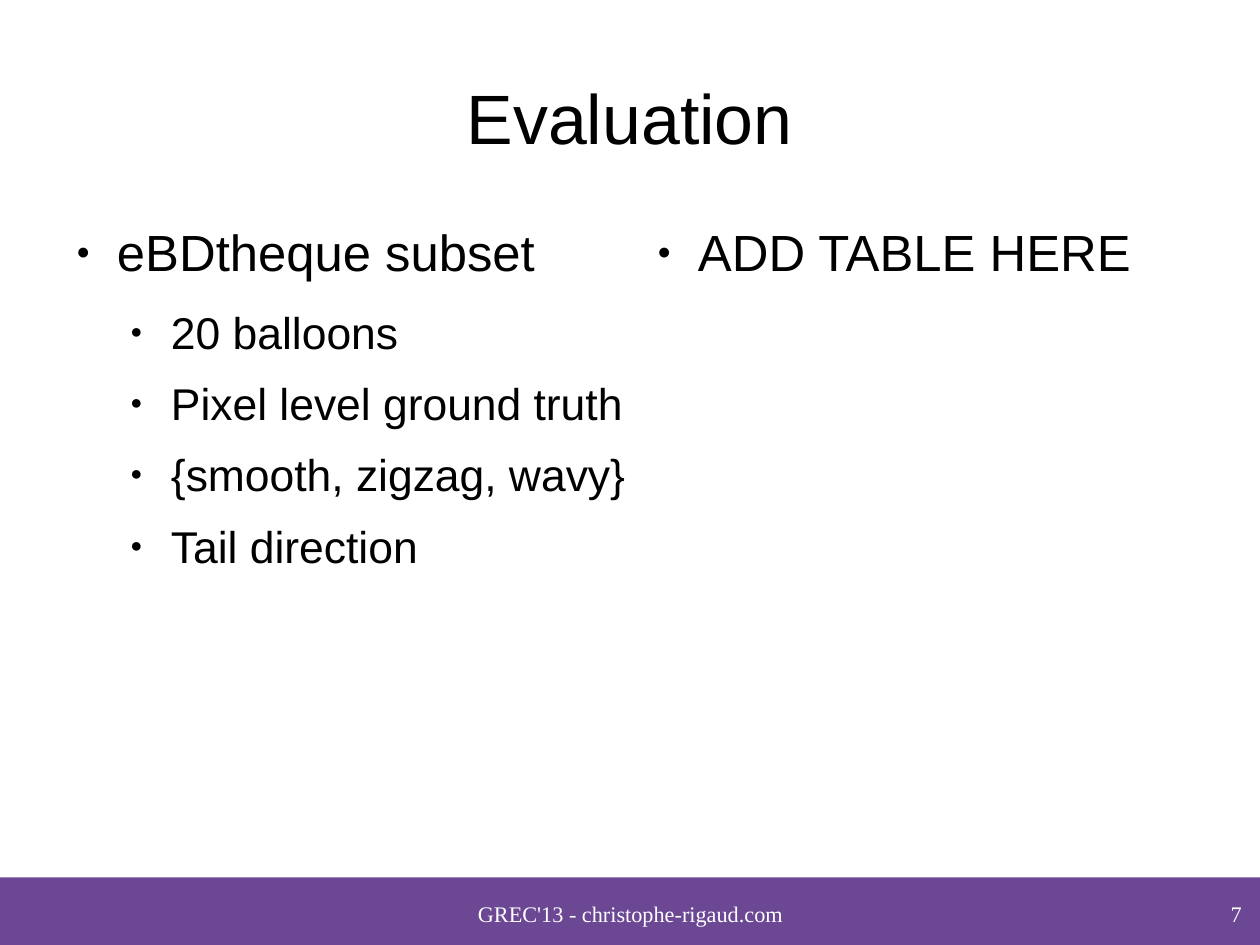
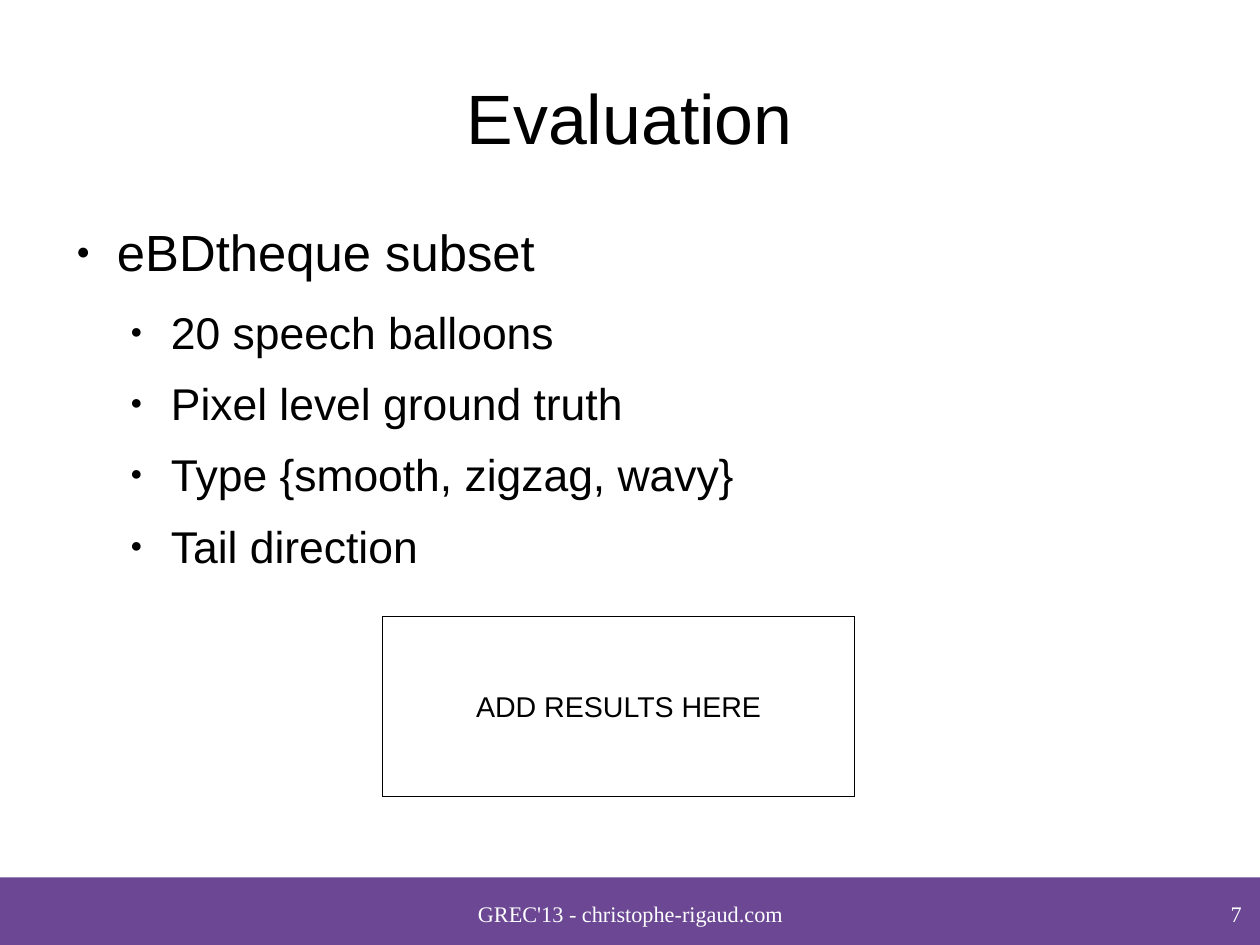
Before and after one commit to crigaud/publication, a slide deck: slide 7 of 2013/GREC/speech_balloon_contour_classification_in_comics/presentation/2013_Rigaud_Speech_balloon_contour_classification_in_comics.odp. Drawn at 1260x945 pixels with LibreOffice and Linux fonts; fonts in the diff are those of the drawing; background and template pictures are left out. Boxes give left, top, right and bottom in pixels: in the first picture for what was removed or moved away, otherwise in the second. Text is boxed around its words. In the diff, an @@ line names an element or a change of style, - is before the commit and + after.

```diff
--- a/2013/GREC/speech_balloon_contour_classification_in_comics/presentation/2013_Rigaud_Speech_balloon_contour_classification_in_comics.odp
+++ b/2013/GREC/speech_balloon_contour_classification_in_comics/presentation/2013_Rigaud_Speech_balloon_contour_classification_in_comics.odp
@@ text removed at (698, 236, 1131, 271) @@
-● ADD TABLE HERE
@@ text at (171, 316, 554, 358): text changed @@
-  ● 20 balloons
+  ● 20 speech balloons
@@ text at (171, 458, 734, 501): text changed @@
-  ● {smooth, zigzag, wavy}
+  ● Type {smooth, zigzag, wavy}
@@ rectangle added at (383, 616, 855, 796), outline #000000 0 pt, 18 pt, text #000000 @@
+ADD RESULTS HERE
```
Also in this commit, not shown: 5 other slides changed, 2 other files.
